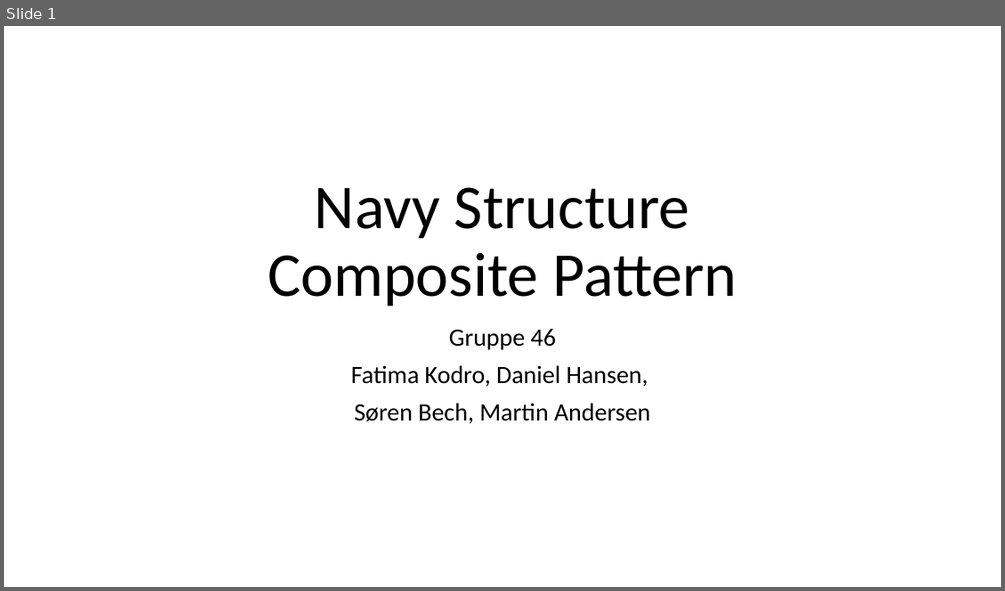
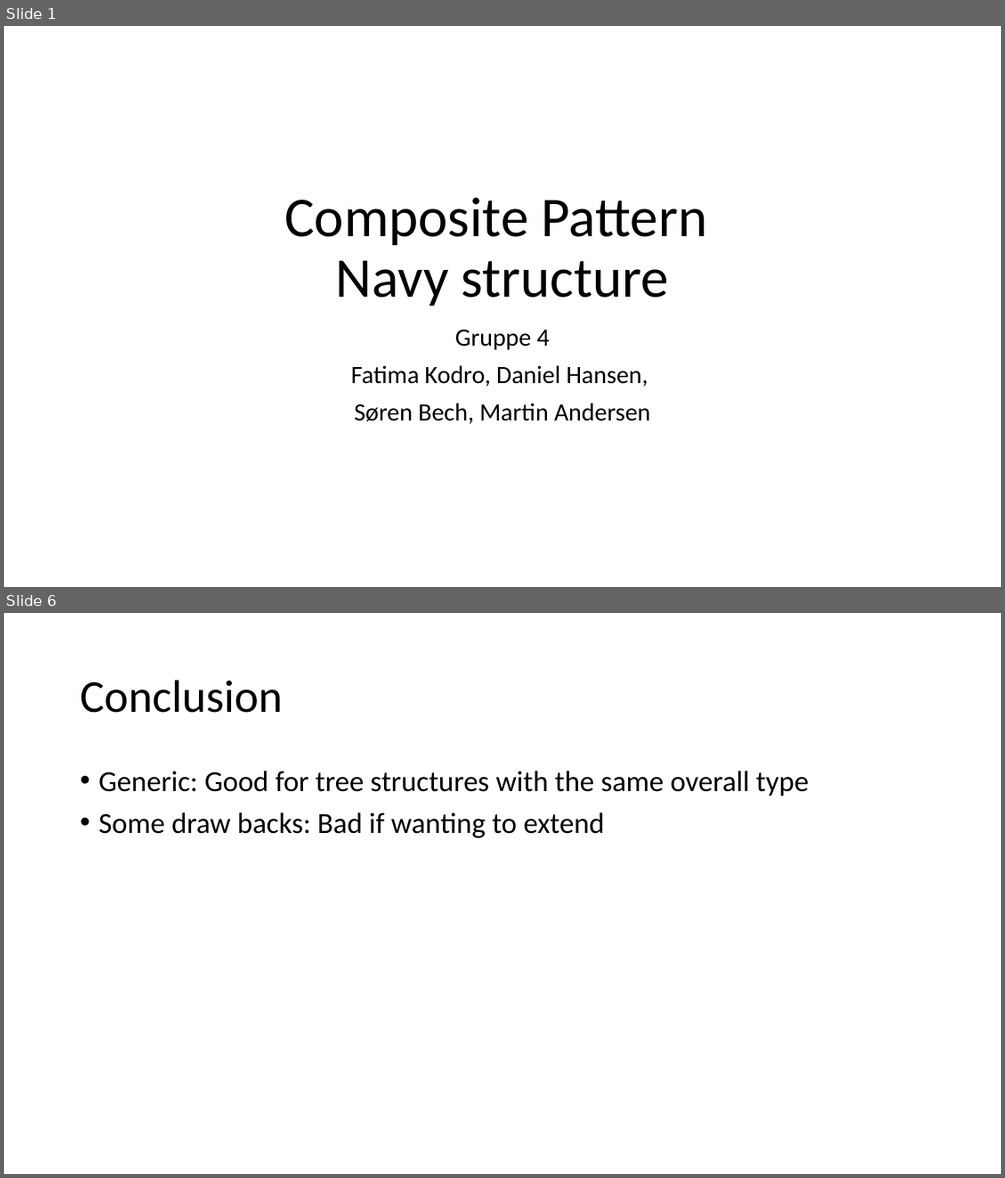
Before and after one commit to Bechy7/SoftwareDesign46, a slide deck: Aflevering 3/Navy Structure Composite Pattern.pptx. Shown one above the other, each under a label of ours: slide 1 before the commit, slides 1 and 6 after it; the slides between them are not shown. The pictures are 1005x591 and 1005x1178 pixels, drawn with LibreOffice and Linux fonts; fonts in the diff are those of the drawing. Boxes give left, top, right and bottom in pixels: in the first picture for what was removed or moved away, otherwise in the second. Text is boxed around its words. In the diff, an @@ line names an element or a change of style, - is before the commit and + after.

```diff
--- a/Aflevering 3/Navy Structure Composite Pattern.pptx
+++ b/Aflevering 3/Navy Structure Composite Pattern.pptx
@@ slide 6 added at (4,613,1001,1174), background #FFFFFF @@
@@ title added at (80,680,283,713), 44 pt, text #000000 @@
+Conclusion
@@ text added at (98,771,809,838), 28 pt, text #000000 @@
+• Generic: Good for tree structures with the same overall type
+• Some draw backs: Bad if wanting to extend
@@ slide 1 changed as well @@
@@ title at (284,197,707,305): text changed; size 60 to 54 pt @@
-Navy Structure
-Composite Pattern
+Composite Pattern
+Navy structure
@@ subtitle at (455,329,550,350): text changed @@
-Gruppe 46
+Gruppe 4
```
Also in this commit, not shown: 4 other slides added, 1 slide removed, 1 other file.
